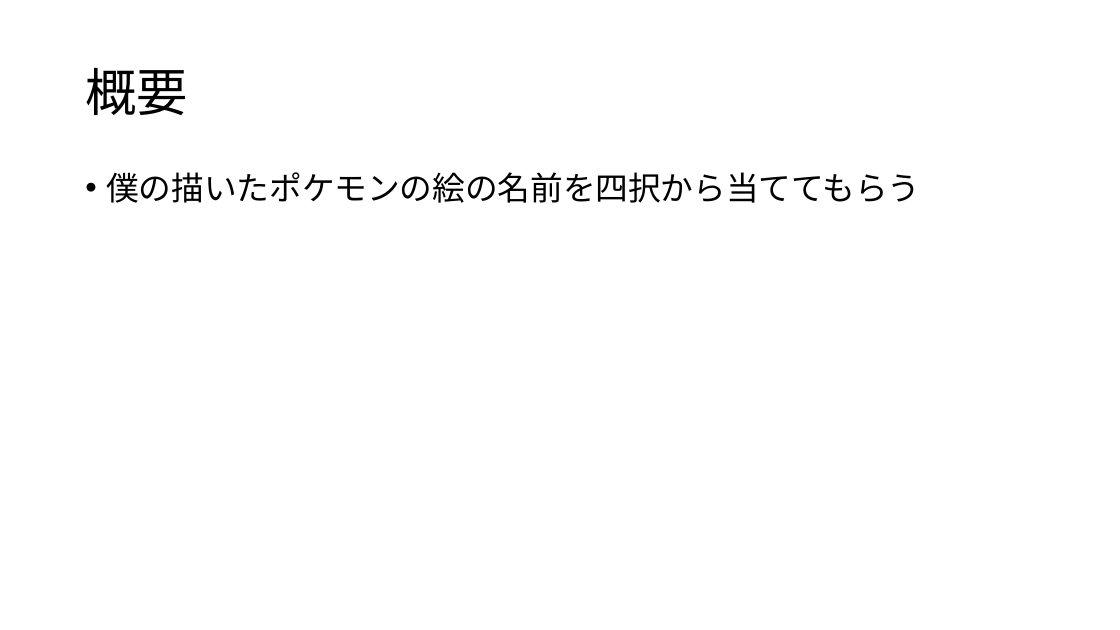
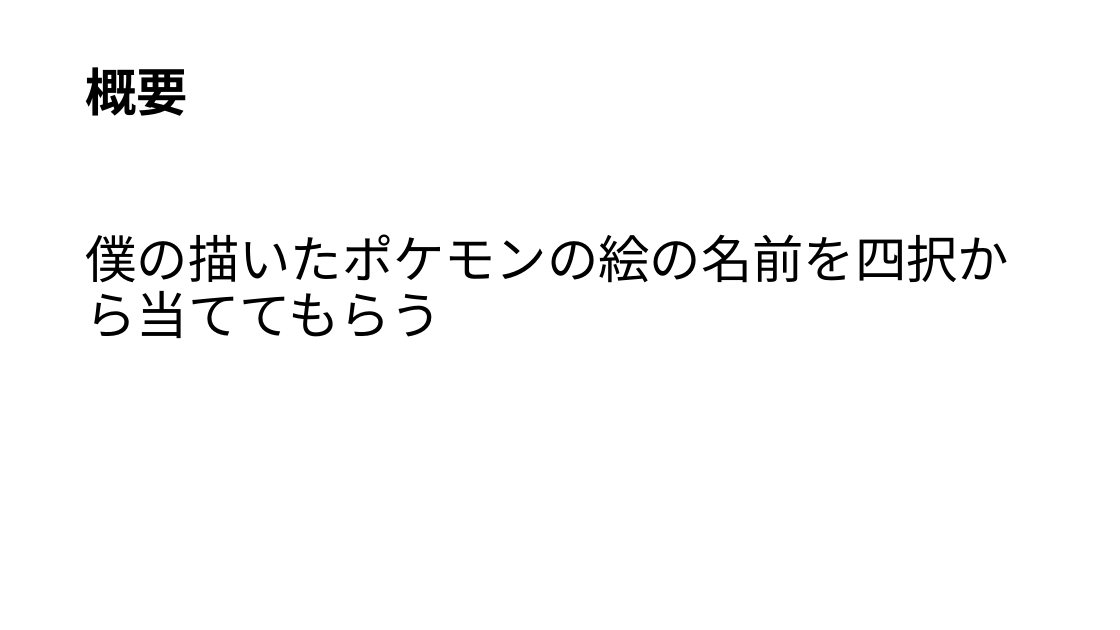
Before and after one commit to kantaaaaaa/Pokemon_Quiz, a slide deck: slide 3 of ポケモンクイズ_木原寛太.pptx. Drawn at 1120x630 pixels with LibreOffice and Linux fonts; fonts in the diff are those of the drawing. Boxes give left, top, right and bottom in pixels: in the first picture for what was removed or moved away, otherwise in the second. Text is boxed around its words. In the diff, an @@ line names an element or a change of style, - is before the commit and + after.

```diff
--- a/ポケモンクイズ_木原寛太.pptx
+++ b/ポケモンクイズ_木原寛太.pptx
@@ title "概要" at (x1=85, y1=67, x2=188, y2=116): bold on @@
@@ text "僕の描いたポケモンの絵の名前を四択から当ててもらう" moved from (x1=106, y1=172, x2=920, y2=203) to (x1=85, y1=234, x2=1009, y2=338) @@
@@ text "僕の描いたポケモンの絵の名前を四択から当ててもらう" at (x1=85, y1=234, x2=1009, y2=338): size 28 to 44 pt; bullet • to none @@
```
Also in this commit, not shown: 2 other slides changed, 2 slides added, 18 other files.
